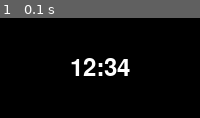
Above: before the commit, frame 1.
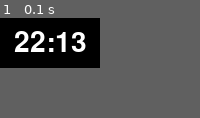
Above: after the commit, the same moment.

Repository: dave-tree-uk/pygame-clock
Game: pygame game, started from clock.py
The game is run twice, just before and just after one commit, with the same random seed, the same clock (stepped at 60 frames per second) and the same inputs.
Inputs:
- Up to frame 1 (0.1 s): no input
In our replay, the window is 200x100 before the commit and 100x50 after it. These sizes can differ from the game's own. Grey fills any space a smaller window leaves; there, only what the larger window draws over its background counts as a difference.

The runs differ from the first frame. In frame 1, 6.1% of the frame differs, in the area x 7-65%, y 13-58%.

Commit message:
Tinkered with sizing

Diff:
--- a/clock.py
+++ b/clock.py
@@ -7,11 +7,10 @@
 Simple clock in pygame
 
 """
-
-
 import pygame
 import os
 import sys
+from datetime import datetime
 
 pygame.init()
 
@@ -21,8 +20,8 @@
 screen_height = info.current_h
 
 # Set window position
-window_width = 200
-window_height = 100
+window_width = 100
+window_height = 50
 buffer_x = 50
 buffer_y = 50
 pos_x = screen_width - window_width - buffer_x
@@ -32,9 +31,7 @@
 screen = pygame.display.set_mode((window_width, window_height), pygame.NOFRAME)
 clock = pygame.time.Clock()
 
-font = pygame.font.Font(None, 36)
-text = font.render('12:34', True, (255, 255, 255))
-text_rect = text.get_rect(center=(100, 50))
+font = pygame.font.Font(None, 42)
 
 while True:
     for event in pygame.event.get():
@@ -42,6 +39,12 @@
             pygame.quit()
             sys.exit()
 
+    # Get current time and update text surface
+    now = datetime.now()
+    time_string = now.strftime('%H:%M')
+    text = font.render(time_string, True, (255, 255, 255))
+    text_rect = text.get_rect(center=(50, 25))
+
     screen.fill((0, 0, 0))
     screen.blit(text, text_rect)
     pygame.display.flip()
